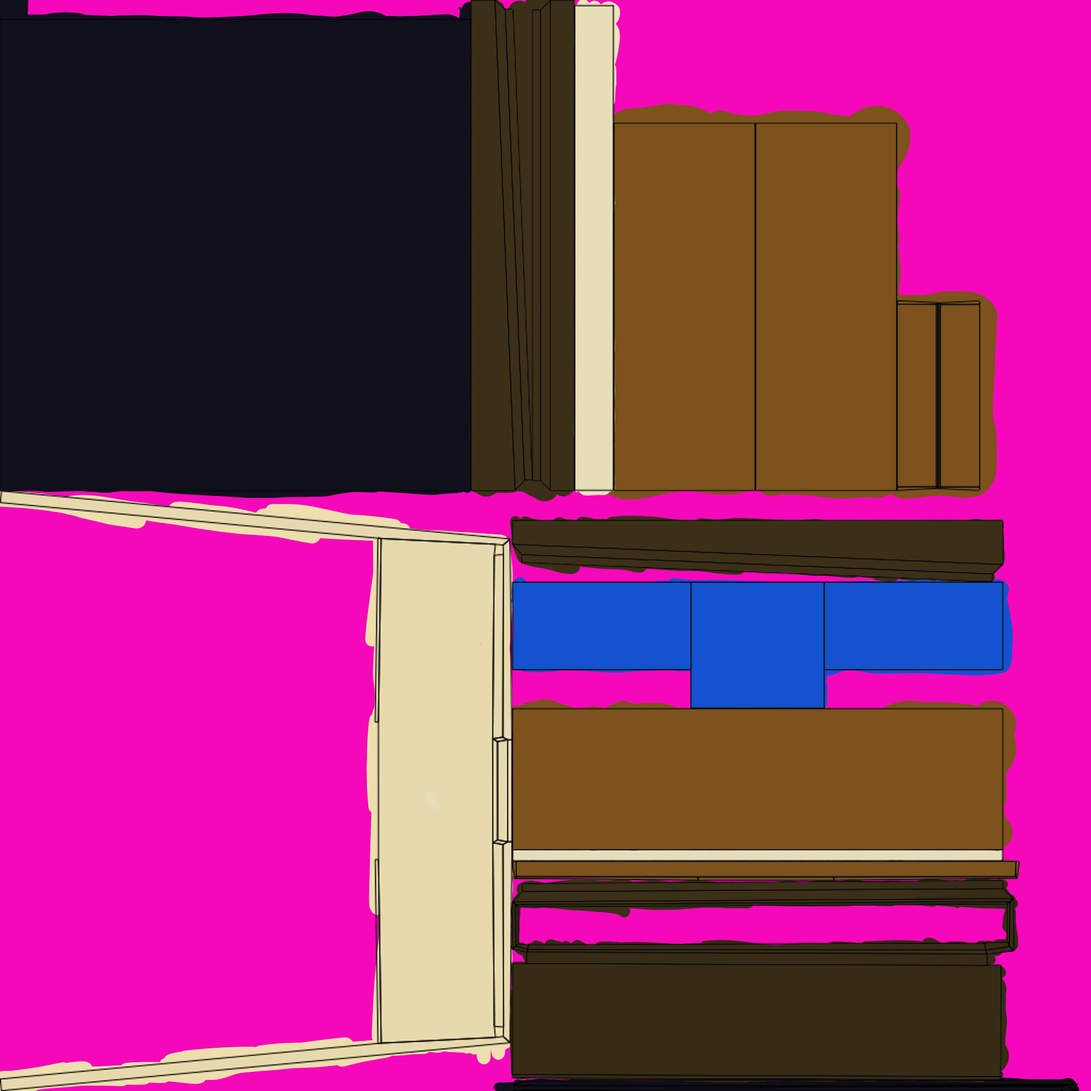
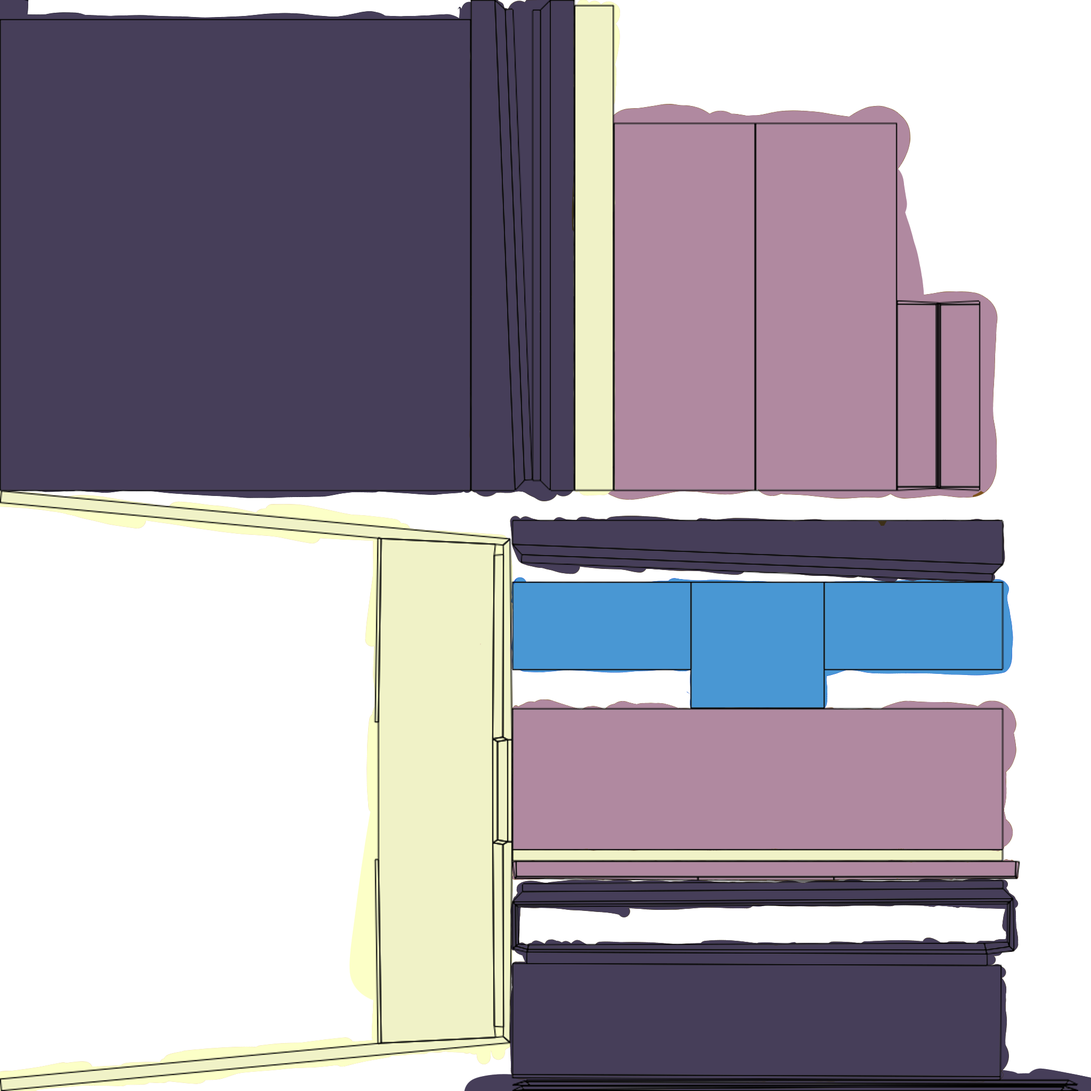
Comparing the layer stacks of the two 1091×1091 images. Changes:
painted on "house1_uv.png" over bbox(0, 0, 1089, 1091)
painted on "Paint Layer 2" over bbox(443, 0, 1024, 1091)
painted on "Paint Layer 1" over bbox(0, 0, 1091, 1091)
removed layer "Paint Layer 3" over bbox(0, 0, 1091, 1091)
